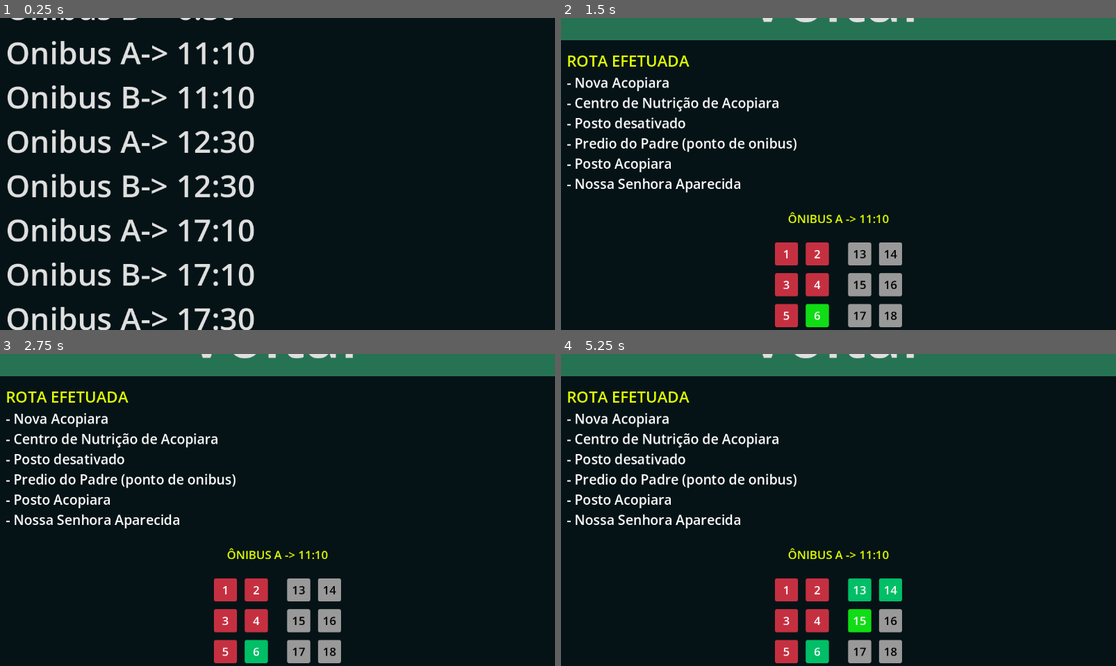
Above: before the commit, frames 1-4 (two rows, left to right).
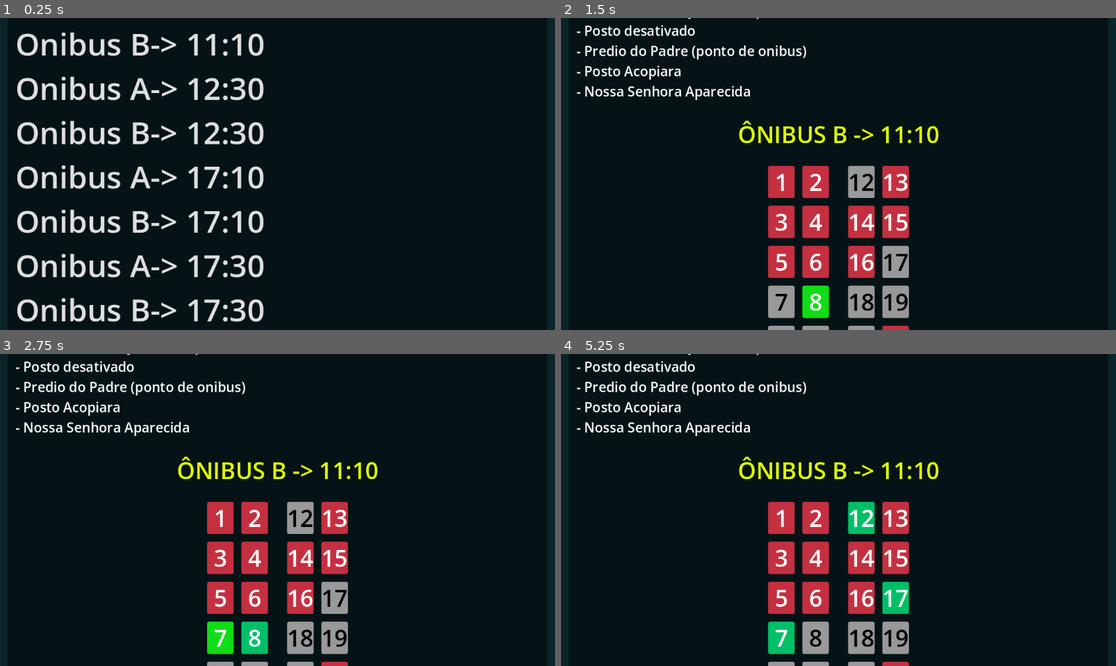
Above: after the commit, the same moments.

Repository: DOGamedev5/IHCRotasIFCE
Game: Godot game, scene res://src/mobileMain/main.tscn
The game is run twice, just before and just after one commit, with the same random seed, the same clock (stepped at 60 frames per second) and the same inputs. This scene is started directly instead of the project's main scene.
Inputs (mouse positions are in pixels of both pictures, inside the frame that each line leads up to):
- Up to frame 1 (0.25 s): no input
- Up to frame 2 (1.5 s): click (838, 52) at 0.5 s, where only the run before the commit has a clickable "Onibus A-> 11:10"; click (816, 314) at 1.25 s, where only the run before the commit has a clickable "6"
- Up to frame 3 (2.75 s): click (222, 637) at 2 s, where only the run after the commit has a clickable "7"
- Up to frame 4 (5.25 s): click "13" (after the commit: "12") at 2.75 s; click (816, 637) at 3.5 s, where only the run after the commit has a clickable "8"; click (888, 591) at 4.25 s, where only the run before the commit has a clickable "14"; click (860, 619) at 5 s, where only the run before the commit has a clickable "15"

The runs differ from the first frame. In frame 1, 13% of the frame differs, in the area x 1-48%, y 0-100%; in frame 2, 20%; in frame 3, 20%; in frame 4, 21%, in the area x 0-100%, y 0-100%.

Commit message:
more mobile size adjustements

Diff:
--- a/src/mobileMain/main.tscn
+++ b/src/mobileMain/main.tscn
@@ -145,6 +145,107 @@
 layout_mode = 2
 theme_override_constants/separation = 16
 
+[node name="visualize" type="PanelContainer" parent="MarginContainer/VBoxContainer" unique_id=665339074]
+custom_minimum_size = Vector2(0, 48)
+layout_mode = 2
+size_flags_vertical = 3
+theme_override_styles/panel = SubResource("StyleBoxFlat_7dm0k")
+
+[node name="rotasInfo" type="VBoxContainer" parent="MarginContainer/VBoxContainer/visualize" unique_id=1443815512 node_paths=PackedStringArray("buttonListNode", "reservarAcentos")]
+layout_mode = 2
+script = ExtResource("2_debxh")
+buttonListNode = NodePath("margin/list")
+reservarAcentos = NodePath("acentos")
+
+[node name="margin" type="MarginContainer" parent="MarginContainer/VBoxContainer/visualize/rotasInfo" unique_id=635051732]
+layout_mode = 2
+theme_override_constants/margin_left = 16
+theme_override_constants/margin_top = 16
+theme_override_constants/margin_right = 16
+theme_override_constants/margin_bottom = 16
+
+[node name="list" type="VBoxContainer" parent="MarginContainer/VBoxContainer/visualize/rotasInfo/margin" unique_id=283445893]
+layout_mode = 2
+
+[node name="voltar" type="Button" parent="MarginContainer/VBoxContainer/visualize/rotasInfo" unique_id=2117136393]
+visible = false
+custom_minimum_size = Vector2(0, 32)
+layout_mode = 2
+size_flags_vertical = 4
+theme_override_font_sizes/font_size = 128
+theme_override_styles/normal = SubResource("StyleBoxFlat_ig7tw")
+theme_override_styles/pressed = SubResource("StyleBoxFlat_0xm2m")
+theme_override_styles/hover = SubResource("StyleBoxFlat_h2yge")
+theme_override_styles/disabled = SubResource("StyleBoxFlat_1bvp3")
+theme_override_styles/focus = SubResource("StyleBoxFlat_lquwl")
+toggle_mode = true
+text = "Voltar"
+
+[node name="rotaInfo" type="MarginContainer" parent="MarginContainer/VBoxContainer/visualize/rotasInfo" unique_id=1953457855]
+visible = false
+layout_mode = 2
+size_flags_horizontal = 3
+theme_override_constants/margin_left = 16
+theme_override_constants/margin_top = 16
+theme_override_constants/margin_right = 16
+theme_override_constants/margin_bottom = 16
+
+[node name="info" type="VBoxContainer" parent="MarginContainer/VBoxContainer/visualize/rotasInfo/rotaInfo" unique_id=1976261396]
+layout_mode = 2
+
+[node name="Label" type="Label" parent="MarginContainer/VBoxContainer/visualize/rotasInfo/rotaInfo/info" unique_id=350351431]
+layout_mode = 2
+theme_override_colors/font_color = Color(0.8833333, 1, 0, 1)
+theme_override_font_sizes/font_size = 32
+text = "ROTA EFETUADA"
+uppercase = true
+
+[node name="rota" type="Label" parent="MarginContainer/VBoxContainer/visualize/rotasInfo/rotaInfo/info" unique_id=982777317]
+layout_mode = 2
+theme_override_font_sizes/font_size = 28
+text = "- Nova Acopiara
+- Centro de Nutrição de Acopiara
+- Posto desativado
+- Predio do Padre (ponto de onibus)
+- Posto Acopiara
+- Nossa Senhora Aparecida"
+
+[node name="acentos" parent="MarginContainer/VBoxContainer/visualize/rotasInfo" unique_id=1835582175 instance=ExtResource("3_y6j25")]
+visible = false
+layout_mode = 2
+
+[node name="avisos" type="MarginContainer" parent="MarginContainer/VBoxContainer/visualize" unique_id=1783114629]
+visible = false
+layout_mode = 2
+theme_override_constants/margin_left = 32
+theme_override_constants/margin_top = 32
+theme_override_constants/margin_right = 32
+theme_override_constants/margin_bottom = 32
+
+[node name="VBoxContainer" type="VBoxContainer" parent="MarginContainer/VBoxContainer/visualize/avisos" unique_id=1118375148]
+layout_mode = 2
+theme_override_constants/separation = 16
+
+[node name="Label" type="Label" parent="MarginContainer/VBoxContainer/visualize/avisos/VBoxContainer" unique_id=1320865527]
+layout_mode = 2
+theme_override_colors/font_color = Color(0.8833333, 1, 0, 1)
+theme_override_font_sizes/font_size = 48
+text = "Avisos:"
+horizontal_alignment = 1
+uppercase = true
+
+[node name="RichTextLabel" type="RichTextLabel" parent="MarginContainer/VBoxContainer/visualize/avisos/VBoxContainer" unique_id=2088082997]
+layout_mode = 2
+size_flags_vertical = 3
+theme_override_font_sizes/normal_font_size = 48
+theme_override_font_sizes/bold_font_size = 48
+theme_override_font_sizes/bold_italics_font_size = 48
+theme_override_font_sizes/italics_font_size = 48
+theme_override_font_sizes/mono_font_size = 48
+bbcode_enabled = true
+text = "[color=yellow]Aviso: [/color] Onibus B 22:00 não poderá fazer a rota completa hoje, \"defeito no Pneu\", Onibus A: 22:00 irá fazer as duas rotas.
+[color=orange]Feriado: [/color] Os onibus não irão fazer a rota no proximo feriado no dia DD/MM/AAAA, portanto não haverá aulas nesse dia."
+
 [node name="options" type="PanelContainer" parent="MarginContainer/VBoxContainer" unique_id=946899986]
 custom_minimum_size = Vector2(0, 48)
 layout_mode = 2
@@ -159,7 +260,7 @@
 custom_minimum_size = Vector2(0, 32)
 layout_mode = 2
 size_flags_vertical = 4
-theme_override_font_sizes/font_size = 72
+theme_override_font_sizes/font_size = 64
 theme_override_styles/normal = SubResource("StyleBoxFlat_ig7tw")
 theme_override_styles/pressed = SubResource("StyleBoxFlat_0xm2m")
 theme_override_styles/hover = SubResource("StyleBoxFlat_h2yge")
@@ -172,7 +273,7 @@
 custom_minimum_size = Vector2(0, 32)
 layout_mode = 2
 size_flags_vertical = 4
-theme_override_font_sizes/font_size = 72
+theme_override_font_sizes/font_size = 64
 theme_override_styles/normal = SubResource("StyleBoxFlat_ig7tw")
 theme_override_styles/pressed = SubResource("StyleBoxFlat_0xm2m")
 theme_override_styles/hover = SubResource("StyleBoxFlat_h2yge")
@@ -186,7 +287,7 @@
 custom_minimum_size = Vector2(0, 32)
 layout_mode = 2
 size_flags_vertical = 4
-theme_override_font_sizes/font_size = 72
+theme_override_font_sizes/font_size = 64
 theme_override_styles/normal = SubResource("StyleBoxFlat_ig7tw")
 theme_override_styles/pressed = SubResource("StyleBoxFlat_0xm2m")
 theme_override_styles/hover = SubResource("StyleBoxFlat_h2yge")
@@ -194,107 +295,6 @@
 theme_override_styles/focus = SubResource("StyleBoxFlat_lquwl")
 text = "Login"
 
-[node name="visualize" type="PanelContainer" parent="MarginContainer/VBoxContainer" unique_id=665339074]
-custom_minimum_size = Vector2(0, 48)
-layout_mode = 2
-size_flags_vertical = 3
-theme_override_styles/panel = SubResource("StyleBoxFlat_7dm0k")
-
-[node name="rotasInfo" type="VBoxContainer" parent="MarginContainer/VBoxContainer/visualize" unique_id=1443815512 node_paths=PackedStringArray("buttonListNode", "reservarAcentos")]
-layout_mode = 2
-script = ExtResource("2_debxh")
-buttonListNode = NodePath("margin/list")
-reservarAcentos = NodePath("acentos")
-
-[node name="margin" type="MarginContainer" parent="MarginContainer/VBoxContainer/visualize/rotasInfo" unique_id=635051732]
-layout_mode = 2
-theme_override_constants/margin_left = 16
-theme_override_constants/margin_top = 16
-theme_override_constants/margin_right = 16
-theme_override_constants/margin_bottom = 16
-
-[node name="list" type="VBoxContainer" parent="MarginContainer/VBoxContainer/visualize/rotasInfo/margin" unique_id=283445893]
-layout_mode = 2
-
-[node name="voltar" type="Button" parent="MarginContainer/VBoxContainer/visualize/rotasInfo" unique_id=2117136393]
-visible = false
-custom_minimum_size = Vector2(0, 32)
-layout_mode = 2
-size_flags_vertical = 4
-theme_override_font_sizes/font_size = 128
-theme_override_styles/normal = SubResource("StyleBoxFlat_ig7tw")
-theme_override_styles/pressed = SubResource("StyleBoxFlat_0xm2m")
-theme_override_styles/hover = SubResource("StyleBoxFlat_h2yge")
-theme_override_styles/disabled = SubResource("StyleBoxFlat_1bvp3")
-theme_override_styles/focus = SubResource("StyleBoxFlat_lquwl")
-toggle_mode = true
-text = "Voltar"
-
-[node name="rotaInfo" type="MarginContainer" parent="MarginContainer/VBoxContainer/visualize/rotasInfo" unique_id=1953457855]
-visible = false
-layout_mode = 2
-size_flags_horizontal = 3
-theme_override_constants/margin_left = 16
-theme_override_constants/margin_top = 16
-theme_override_constants/margin_right = 16
-theme_override_constants/margin_bottom = 16
-
-[node name="info" type="VBoxContainer" parent="MarginContainer/VBoxContainer/visualize/rotasInfo/rotaInfo" unique_id=1976261396]
-layout_mode = 2
-
-[node name="Label" type="Label" parent="MarginContainer/VBoxContainer/visualize/rotasInfo/rotaInfo/info" unique_id=350351431]
-layout_mode = 2
-theme_override_colors/font_color = Color(0.8833333, 1, 0, 1)
-theme_override_font_sizes/font_size = 32
-text = "ROTA EFETUADA"
-uppercase = true
-
-[node name="rota" type="Label" parent="MarginContainer/VBoxContainer/visualize/rotasInfo/rotaInfo/info" unique_id=982777317]
-layout_mode = 2
-theme_override_font_sizes/font_size = 28
-text = "- Nova Acopiara
-- Centro de Nutrição de Acopiara
-- Posto desativado
-- Predio do Padre (ponto de onibus)
-- Posto Acopiara
-- Nossa Senhora Aparecida"
-
-[node name="acentos" parent="MarginContainer/VBoxContainer/visualize/rotasInfo" unique_id=1835582175 instance=ExtResource("3_y6j25")]
-visible = false
-layout_mode = 2
-
-[node name="avisos" type="MarginContainer" parent="MarginContainer/VBoxContainer/visualize" unique_id=1783114629]
-visible = false
-layout_mode = 2
-theme_override_constants/margin_left = 32
-theme_override_constants/margin_top = 32
-theme_override_constants/margin_right = 32
-theme_override_constants/margin_bottom = 32
-
-[node name="VBoxContainer" type="VBoxContainer" parent="MarginContainer/VBoxContainer/visualize/avisos" unique_id=1118375148]
-layout_mode = 2
-theme_override_constants/separation = 16
-
-[node name="Label" type="Label" parent="MarginContainer/VBoxContainer/visualize/avisos/VBoxContainer" unique_id=1320865527]
-layout_mode = 2
-theme_override_colors/font_color = Color(0.8833333, 1, 0, 1)
-theme_override_font_sizes/font_size = 48
-text = "Avisos:"
-horizontal_alignment = 1
-uppercase = true
-
-[node name="RichTextLabel" type="RichTextLabel" parent="MarginContainer/VBoxContainer/visualize/avisos/VBoxContainer" unique_id=2088082997]
-layout_mode = 2
-size_flags_vertical = 3
-theme_override_font_sizes/normal_font_size = 24
-theme_override_font_sizes/bold_font_size = 24
-theme_override_font_sizes/bold_italics_font_size = 24
-theme_override_font_sizes/italics_font_size = 24
-theme_override_font_sizes/mono_font_size = 24
-bbcode_enabled = true
-text = "[color=yellow]Aviso: [/color] Onibus B 22:00 não poderá fazer a rota completa hoje, \"defeito no Pneu\", Onibus A: 22:00 irá fazer as duas rotas.
-[color=orange]Feriado: [/color] Os onibus não irão fazer a rota no proximo feriado no dia DD/MM/AAAA, portanto não haverá aulas nesse dia."
-
 [node name="login" type="ColorRect" parent="." unique_id=455110791]
 visible = false
 layout_mode = 1
--- a/src/reservasVisualize/acentoButton/acento_button.gd
+++ b/src/reservasVisualize/acentoButton/acento_button.gd
@@ -1,4 +1,8 @@
 class_name AcentoButton extends Button
+
+func _ready() -> void:
+	if ProjectSettings.get("global/isMobile"):
+		add_theme_font_size_override("font_size", 48)
 
 func setup(id : int, occupied : bool, reserved : bool):
 	text = str(id)
--- a/src/reservasVisualize/acentos.gd
+++ b/src/reservasVisualize/acentos.gd
@@ -5,6 +5,12 @@
 @onready var listLeft := $content/separator/left
 @onready var listRight := $content/separator/right
 @onready var textName := $content/Label
+
+func _ready() -> void:
+	if ProjectSettings.get("global/isMobile"):
+		textName.add_theme_font_size_override("font_size", 48)
+		$content/HBoxContainer2/reserva.add_theme_font_size_override("font_size", 36)
+		$content/HBoxContainer2/reserva2.add_theme_font_size_override("font_size", 36)
 
 func setup(info : RotaObject):
 	textName.text = "ÔNIBUS {0} -> {1}".format([info.nome, info.horario])
Not shown: 1 places in src/mobileMain/main.tscn that only renumber resources
Not shown, changed: index.html
Not shown, changed: index.pck
